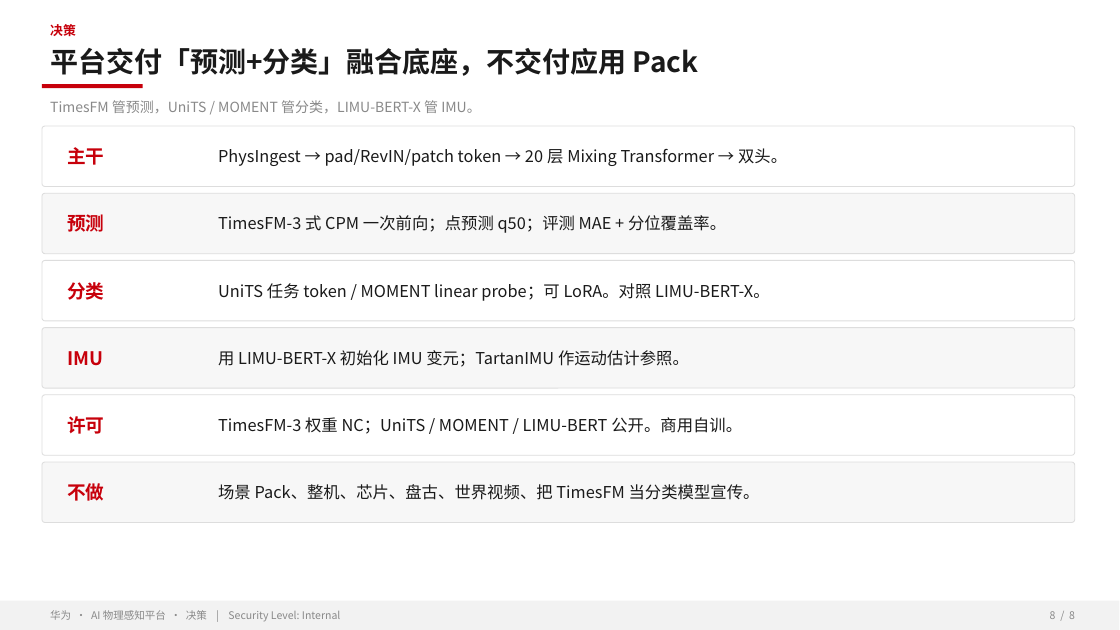
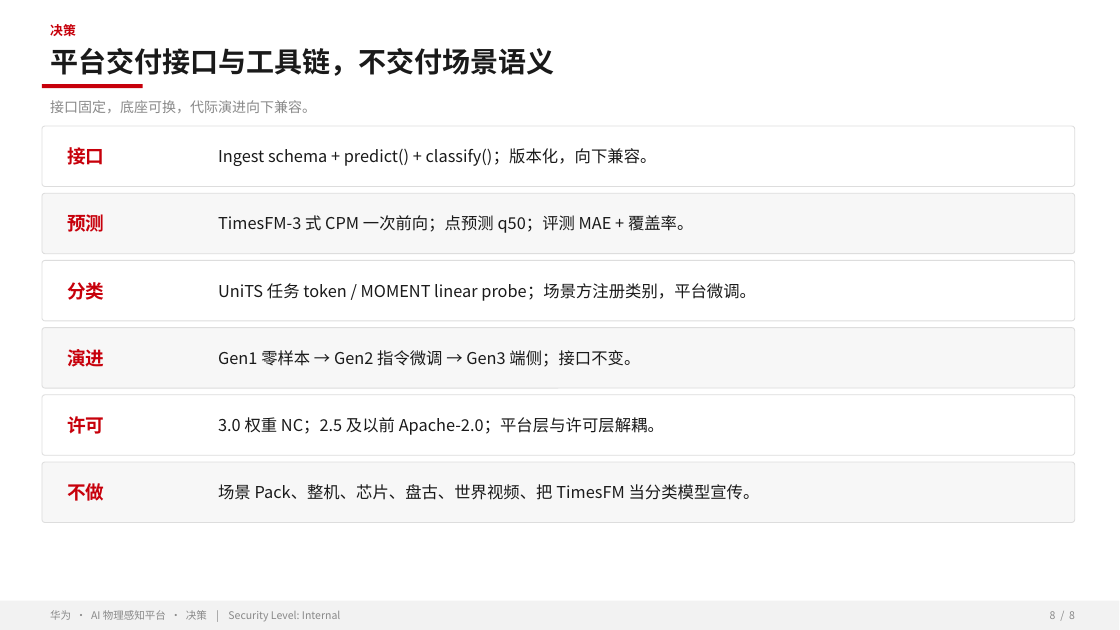
Before and after one commit to zhangrui1123/ai-physical-sensing, a slide deck: slide 8 of AI物理感知平台-华为汇报.pptx. Drawn at 1120x630 pixels with LibreOffice and Linux fonts; fonts in the diff are those of the drawing; background and template pictures are left out. Boxes give left, top, right and bottom in pixels: in the first picture for what was removed or moved away, otherwise in the second. Text is boxed around its words. In the diff, an @@ line names an element or a change of style, - is before the commit and + after.

```diff
--- a/AI物理感知平台-华为汇报.pptx
+++ b/AI物理感知平台-华为汇报.pptx
@@ text at (50, 48, 554, 76): text changed @@
-平台交付「预测+分类」融合底座，不交付应用 Pack
+平台交付接口与工具链，不交付场景语义
@@ text at (50, 100, 316, 113): text changed @@
-TimesFM 管预测，UniTS / MOMENT 管分类，LIMU-BERT-X 管 IMU。
+接口固定，底座可换，代际演进向下兼容。
@@ text at (67, 147, 104, 165): text changed @@
-主干
+接口
@@ text at (218, 148, 657, 166): text changed @@
-PhysIngest → pad/RevIN/patch token → 20 层 Mixing Transformer → 双头。
+Ingest schema + predict() + classify()；版本化，向下兼容。
@@ text at (218, 215, 693, 233): text changed @@
-TimesFM-3 式 CPM 一次前向；点预测 q50；评测 MAE + 分位覆盖率。
+TimesFM-3 式 CPM 一次前向；点预测 q50；评测 MAE + 覆盖率。
@@ text at (218, 283, 756, 301): text changed @@
-UniTS 任务 token / MOMENT linear probe；可 LoRA。对照 LIMU-BERT-X。
+UniTS 任务 token / MOMENT linear probe；场景方注册类别，平台微调。
@@ text at (67, 349, 104, 367): text changed @@
-IMU
+演进
@@ text at (218, 350, 640, 367): text changed @@
-用 LIMU-BERT-X 初始化 IMU 变元；TartanIMU 作运动估计参照。
+Gen1 零样本 → Gen2 指令微调 → Gen3 端侧；接口不变。
@@ text at (218, 417, 664, 435): text changed @@
-TimesFM-3 权重 NC；UniTS / MOMENT / LIMU-BERT 公开。商用自训。
+3.0 权重 NC；2.5 及以前 Apache-2.0；平台层与许可层解耦。
```
Also in this commit, not shown: 4 other slides changed, 3 slides added, 3 slides removed, 2 other files.
